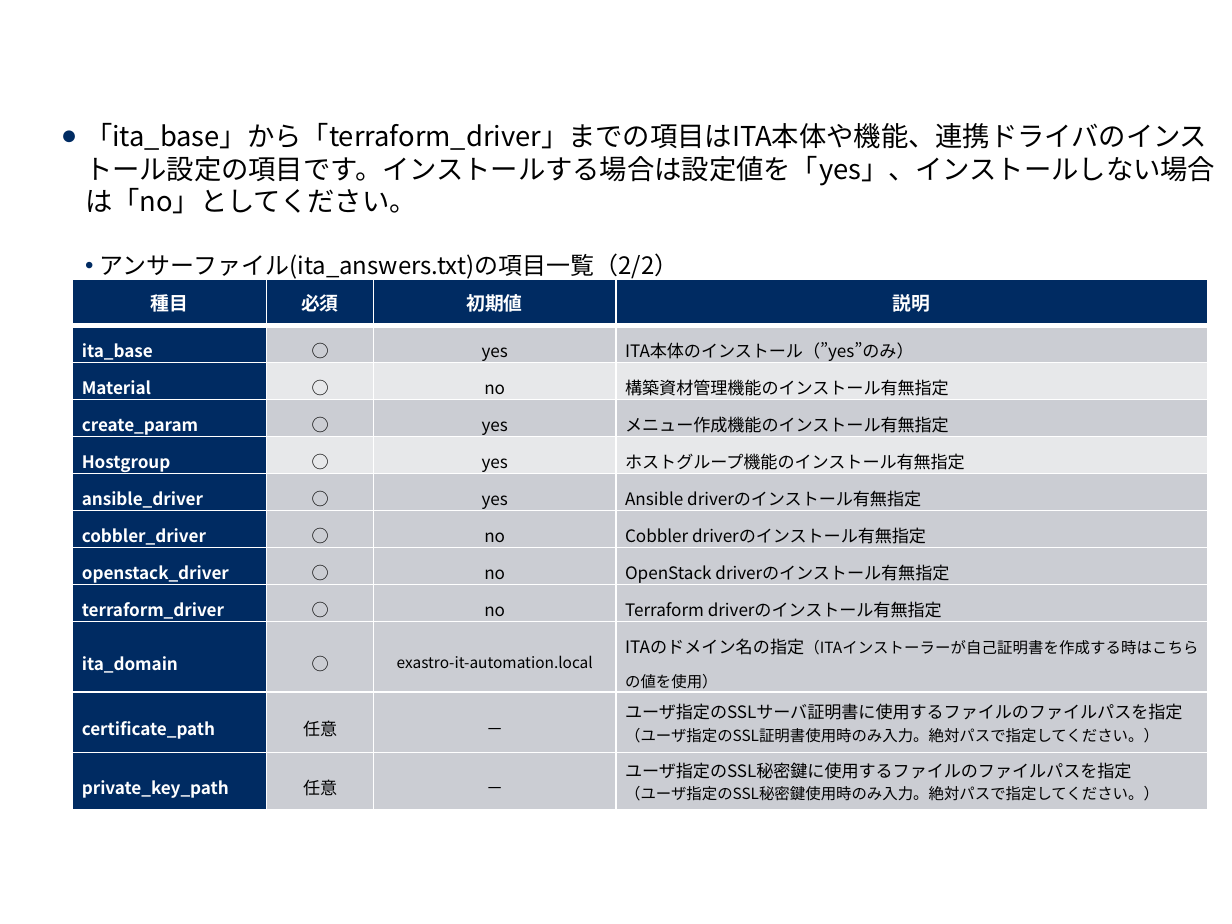
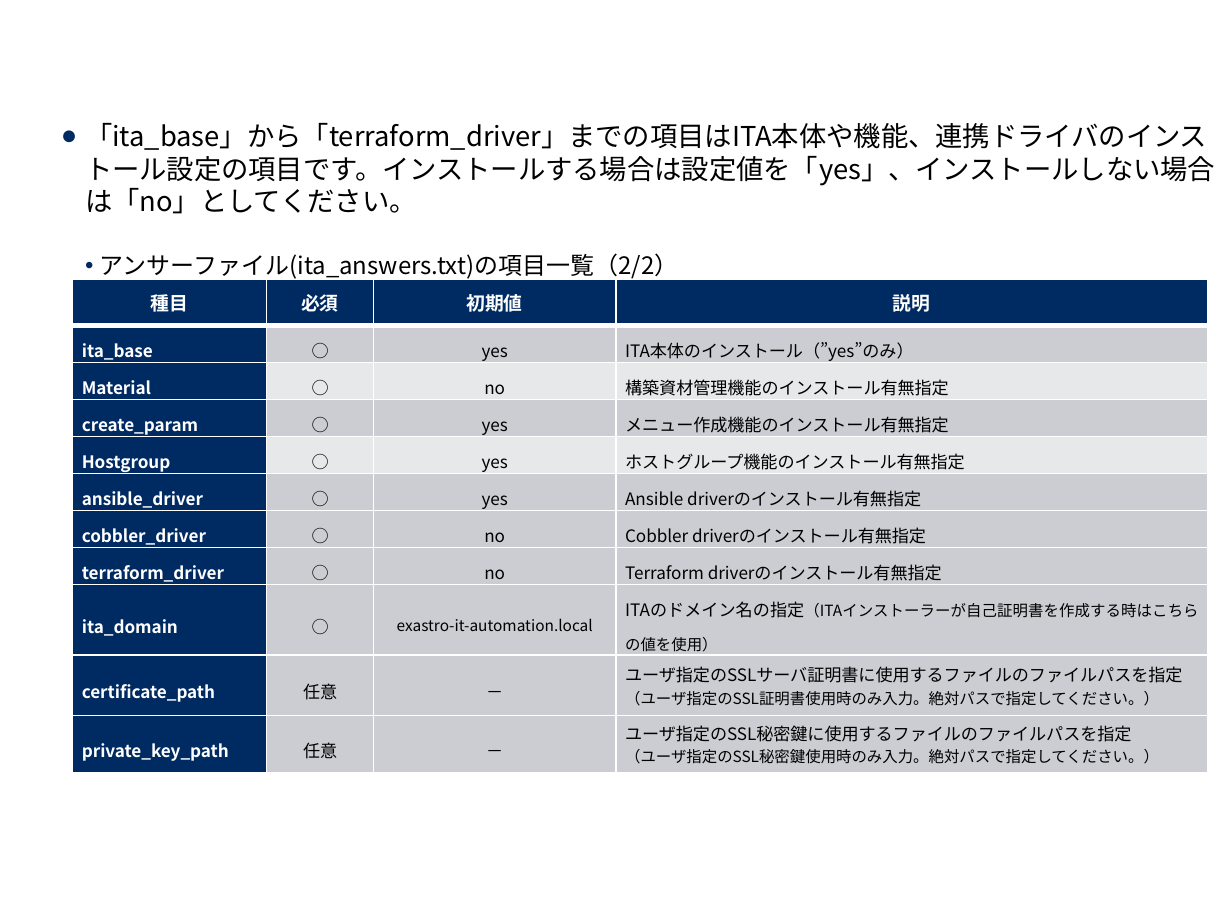
Before and after one commit to exastro-suite/it-automation-docs, a slide deck: slide 19 of asset/Learn_ja/ITA-offline-install_ja.pptx. Drawn at 1232x924 pixels with LibreOffice and Linux fonts; fonts in the diff are those of the drawing; background and template pictures are left out. Boxes give left, top, right and bottom in pixels: in the first picture for what was removed or moved away, otherwise in the second. Text is boxed around its words. In the diff, an @@ line names an element or a change of style, - is before the commit and + after.

```diff
--- a/asset/Learn_ja/ITA-offline-install_ja.pptx
+++ b/asset/Learn_ja/ITA-offline-install_ja.pptx
@@ table at box(73, 280, 1209, 768) @@
-row 8: openstack_driver | ○ | no | OpenStack driverのインストール有無指定
```
Also in this commit, not shown: 3 other slides changed, 27 other files.
